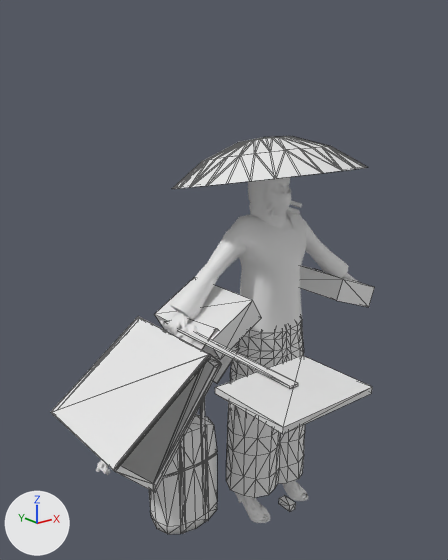
A saved change to the COLLADA model objects3d/civilian3_arab.dae.
The view is the same before and after, from a 50 mm camera at (-31.6, -29.5, 33.6) aimed at (-4.6, 4.2, 20.1). Lighting does not change. The marker at lower left points along +X, +Y and +Z. Mesh edges are drawn as thin lines on the coarser meshes. Materials are left out; every surface is plain grey. Where no turn or scale is listed for an object, it has been applied to the vertices. Vertices at the same position are counted once.

Objects in the first picture: 'Handbag', 'Handbag01', 'Handbag02', 'Handbag03', 'Handbag04', 'Handbag05', 'Handbag06', 'LowLeg1', 'LowLeg2', 'ProtestSign', 'ShoppingBag', 'Umbrella002', 'Umbrella1', 'UpBody', 'center', 'trolley'.
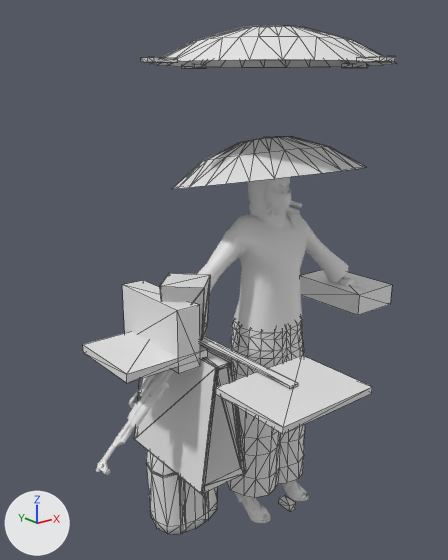
Where the newer file only moved an object's origin or applied its transform, the numbers keep the older frame.

Boxes (x1, y1, x2, y2) around the edits, measured in the pictures (448 x 560 px):
'Handbag06', reshaped
    before: (51, 316, 219, 491)
    after: (134, 359, 245, 494)
'Umbrella1', reshaped, moved, turned, rescaled
    before: (282, 136, 367, 171)
    after: (141, 26, 397, 68)
'Handbag', reshaped (28% narrower, 13% taller)
    before: (154, 277, 262, 360)
    after: (122, 280, 200, 374)
'Handbag07', reshaped (not visible before)
    after: (83, 331, 208, 383)
'ShoppingBag', reshaped
    before: (300, 266, 375, 307)
    after: (300, 270, 392, 315)
'Handbag04', reshaped
    before: (114, 355, 220, 492)
    after: (202, 351, 245, 494)
'Handbag05', reshaped
    before: (116, 356, 222, 492)
    after: (203, 349, 247, 492)
'Handbag01', reshaped
    before: (203, 329, 240, 383)
    after: (160, 273, 211, 339)
'Handbag02', reshaped
    before: (188, 319, 238, 357)
    after: (160, 273, 204, 336)
'Handbag03', reshaped
    before: (115, 354, 220, 479)
    after: (212, 363, 244, 466)
'ak47', unchanged, uncovered by the edit
    before: (96, 324, 198, 475)
    after: (96, 369, 174, 475)
'LowArm1', unchanged, covered by the edit
    before: (170, 267, 218, 320)
    after: (198, 267, 218, 291)

Diff of the bpy script that builds the scene:
```diff
--- a/objects3d/civilian3_arab.dae.py
+++ b/objects3d/civilian3_arab.dae.py
@@ me_shoppingbagmesh @@
-me_shoppingbagmesh.from_pydata(...)  # 8 vertices, 12 faces; spans x -2.01..2.61, y -3.39..3.39, z -0.73..2.36
+me_shoppingbagmesh.from_pydata(...)  # 8 vertices, 12 faces; spans x 0.67..4.95, y -3.39..3.39, z -1.13..0.61
+# me_shoppingbagmesh part 1: the whole mesh is rebuilt
@@ me_handbagmesh @@
-me_handbagmesh.from_pydata(...)  # 8 vertices, 12 faces; spans x -2.72..1.86, y -3.39..3.39, z -1.07..2.57
+me_handbagmesh.from_pydata(...)  # 8 vertices, 12 faces; spans x -5.26..-3.53, y -3.39..3.39, z -1.06..3.23
+# me_handbagmesh part 2: the whole mesh is rebuilt
@@ me_handbag07mesh @@
-me_handbag07mesh.from_pydata(...)  # 8 vertices, 12 faces; spans x -5.02..-0.28, y -3.18..2.56, z -4.61..0.12
+me_handbag07mesh.from_pydata(...)  # 8 vertices, 12 faces; spans x -6.02..0.08, y -3.18..2.56, z -0.62..-0.03
+# me_handbag07mesh part 3: the whole mesh is rebuilt
@@ me_handbag01mesh @@
-me_handbag01mesh.from_pydata(...)  # 8 vertices, 12 faces; spans x -0.92..3.15, y -3.65..0.0, z -2.75..1.31
+me_handbag01mesh.from_pydata(...)  # 8 vertices, 12 faces; spans x -2.04..2.02, y -3.87..0.19, z 0.79..4.44
+# me_handbag01mesh part 4: the whole mesh is rebuilt
@@ me_handbag02mesh @@
-me_handbag02mesh.from_pydata(...)  # 8 vertices, 12 faces; spans x -0.92..3.15, y -3.65..0.0, z -2.75..1.31
+me_handbag02mesh.from_pydata(...)  # 8 vertices, 12 faces; spans x -2.04..2.02, y -3.84..0.22, z 0.76..4.41
+# me_handbag02mesh part 5: the whole mesh is rebuilt
@@ me_handbag03mesh @@
-me_handbag03mesh.from_pydata(...)  # 16 vertices, 28 faces; spans x -7.69..0.36, y -4.37..4.37, z -7.6..0.45
+me_handbag03mesh.from_pydata(...)  # 16 vertices, 28 faces; spans x -1.27..2.5, y -4.37..4.37, z -9.55..-0.63
+# me_handbag03mesh part 6: the whole mesh is rebuilt
@@ me_handbag04mesh @@
-me_handbag04mesh.from_pydata(...)  # 16 vertices, 28 faces; spans x -7.69..0.36, y -4.37..4.37, z -7.6..0.45
+me_handbag04mesh.from_pydata(...)  # 16 vertices, 28 faces; spans x -1.25..2.52, y -4.37..4.37, z -9.51..-0.6
+# me_handbag04mesh part 7: the whole mesh is rebuilt
@@ me_handbag05mesh @@
-me_handbag05mesh.from_pydata(...)  # 16 vertices, 28 faces; spans x -7.69..0.36, y -4.37..4.37, z -7.6..0.45
+me_handbag05mesh.from_pydata(...)  # 16 vertices, 28 faces; spans x -1.21..2.56, y -4.37..4.37, z -9.39..-0.48
+# me_handbag05mesh part 8: the whole mesh is rebuilt
@@ me_handbag06mesh @@
-me_handbag06mesh.from_pydata(...)  # 16 vertices, 28 faces; spans x -7.69..0.36, y -4.37..4.37, z -7.6..0.45
+me_handbag06mesh.from_pydata(...)  # 16 vertices, 28 faces; spans x -1.27..2.5, y -4.37..4.37, z -9.55..-0.64
+# me_handbag06mesh part 9: the whole mesh is rebuilt
@@ me_umbrella1mesh @@
 # used by ob_umbrella1; parent = ob_upbody; location = (-0.00846, -0.608, 0.0212); rotation_euler = (-0.175, 0.0, 0.0), in degrees (-10, 0, 0); scale = (0.0911, 0.0547, 0.0911)
-me_umbrella1mesh.from_pydata(...)  # 85 vertices, 140 faces; spans x -4.62..4.62, y -3.18..0.0, z -4.62..4.62
+me_umbrella1mesh.from_pydata(...)  # 133 vertices, 220 faces; spans x -11.37..10.92, y -2.7..0.08, z -11.23..11.06
+# me_umbrella1mesh part 10: the whole mesh is rebuilt
@@ ob_umbrella1 @@
 ob_umbrella1 = bpy.data.objects.new('Umbrella1', me_umbrella1mesh)
-ob_umbrella1.parent = ob_upbody
-ob_umbrella1.location = (-0.00846, -0.608, 0.0212)
-ob_umbrella1.rotation_euler = (-0.175, 0.0, 0.0)  # degrees (-10, 0, 0)
-ob_umbrella1.scale = (0.0911, 0.0547, 0.0911)
+ob_umbrella1.parent = ob_root
+ob_umbrella1.location = (-0.124, -38.12, 3.198)
```
